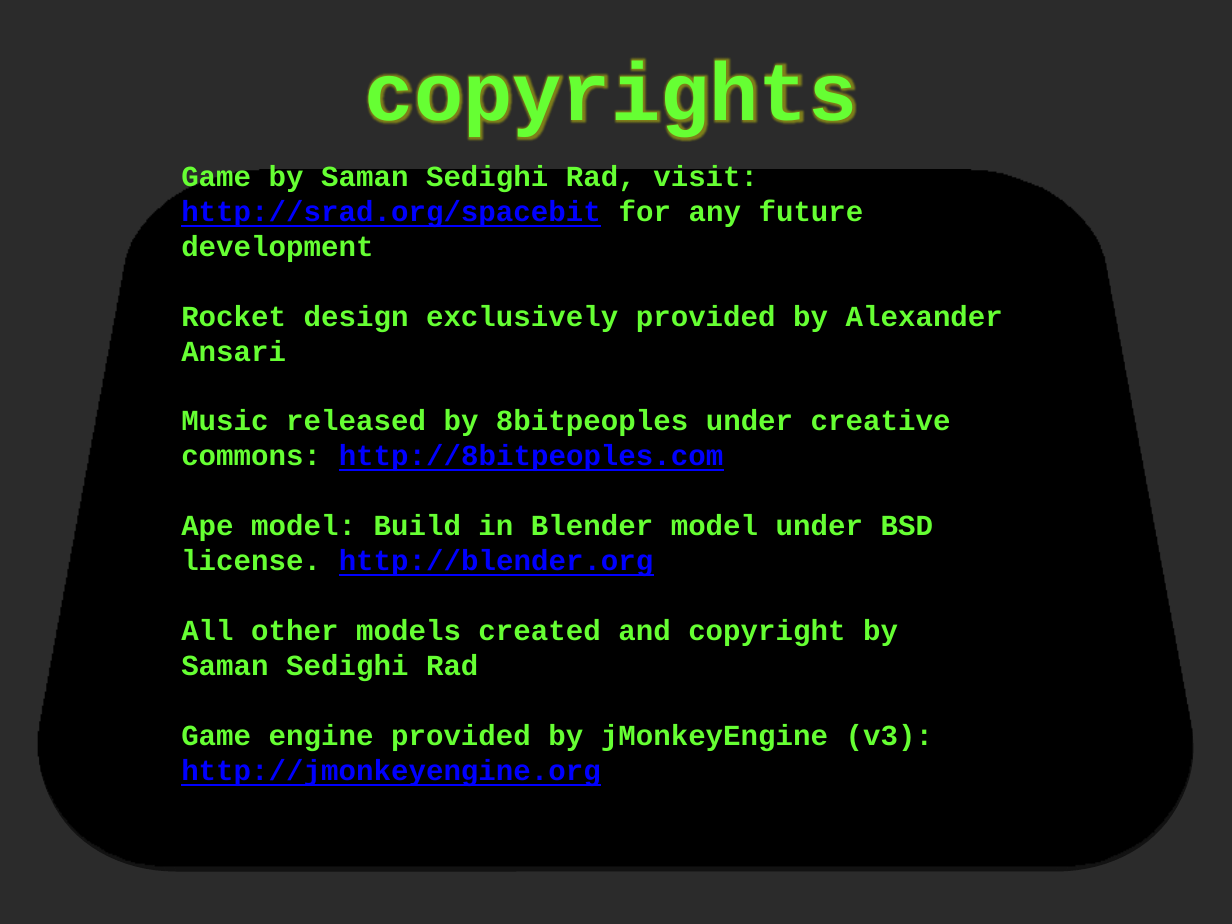
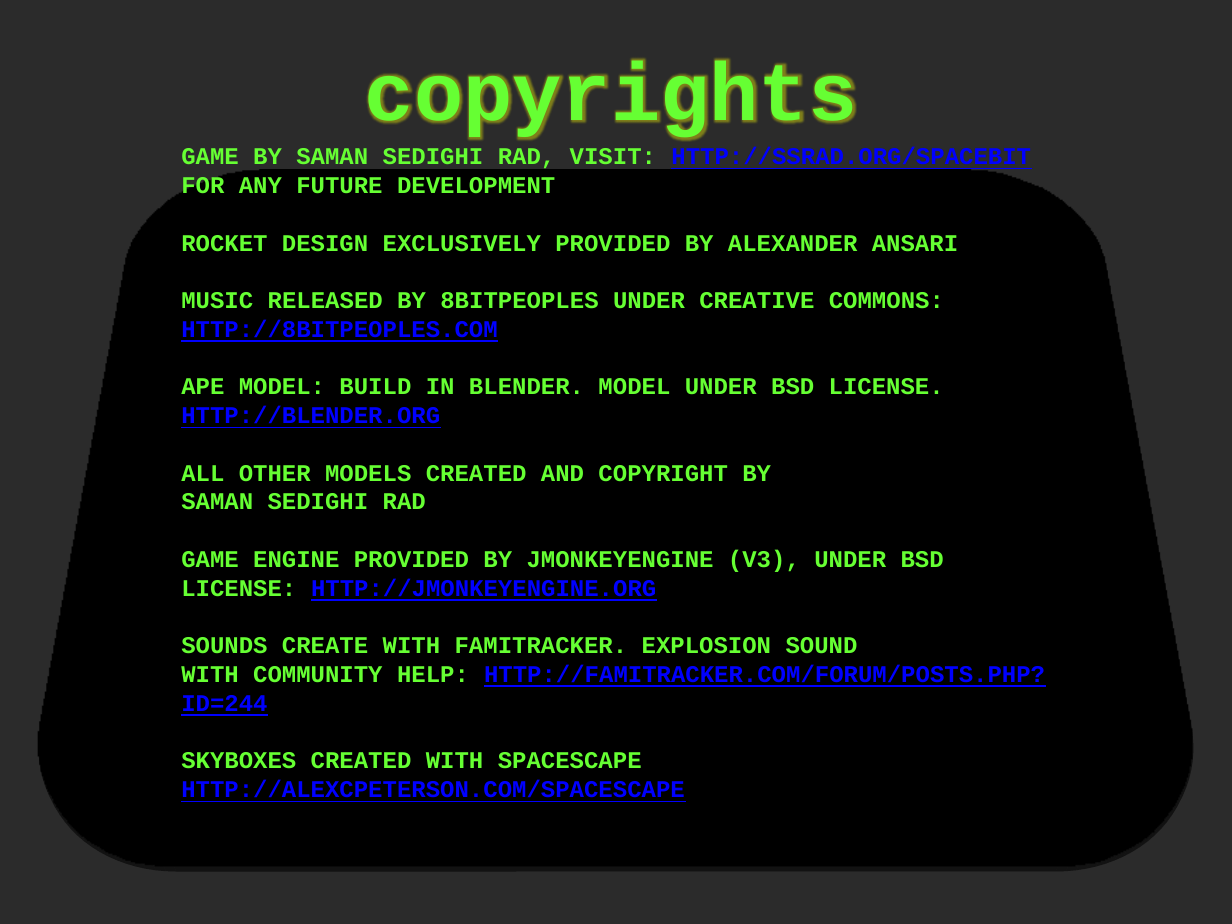
Before and after one commit to srad/SpaceBIT, a slide deck: slide 11 of handbook/SpaceBIT - Handbook.pptx (slide 8 before the commit). Drawn at 1232x924 pixels with LibreOffice and Linux fonts; fonts in the diff are those of the drawing; background and template pictures are left out; a plain dark background stands for a picture behind light text. Boxes give left, top, right and bottom in pixels: in the first picture for what was removed or moved away, otherwise in the second. Text is boxed around its words. In the diff, an @@ line names an element or a change of style, - is before the commit and + after.

Commit message:
* Proper set up of almost all screens, model screen is missing * Load screen now shown first before game actually starts loading

```diff
--- a/handbook/SpaceBIT - Handbook.pptx
+++ b/handbook/SpaceBIT - Handbook.pptx
@@ text in rounded rectangle at [181,147,1045,802]: text changed; size 17 to 14 pt @@
-Game by Saman Sedighi Rad, visit: http://srad.org/spacebit for any future development
-Rocket design exclusively provided by Alexander Ansari
-Music released by 8bitpeoples under creative commons: http://8bitpeoples.com
-Ape model: Build in Blender model under BSD license. http://blender.org
-All other models created and copyright by
-Saman Sedighi Rad
-Game engine provided by jMonkeyEngine (v3): http://jmonkeyengine.org
+GAME BY SAMAN SEDIGHI RAD, VISIT: HTTP://SSRAD.ORG/SPACEBIT FOR ANY FUTURE DEVELOPMENT
+ROCKET DESIGN EXCLUSIVELY PROVIDED BY ALEXANDER ANSARI
+MUSIC RELEASED BY 8BITPEOPLES UNDER CREATIVE COMMONS: HTTP://8BITPEOPLES.COM
+APE MODEL: BUILD IN BLENDER. MODEL UNDER BSD LICENSE. HTTP://BLENDER.ORG
+ALL OTHER MODELS CREATED AND COPYRIGHT BY
+SAMAN SEDIGHI RAD
+GAME ENGINE PROVIDED BY JMONKEYENGINE (V3), UNDER BSD LICENSE: HTTP://JMONKEYENGINE.ORG
+SOUNDS CREATE WITH FAMITRACKER. EXPLOSION SOUND
+WITH COMMUNITY HELP: HTTP://FAMITRACKER.COM/FORUM/POSTS.PHP?ID=244
+SKYBOXES CREATED WITH SPACESCAPE
+HTTP://ALEXCPETERSON.COM/SPACESCAPE
```
Also in this commit, not shown: 7 other slides changed, 3 slides added, 35 other files.
